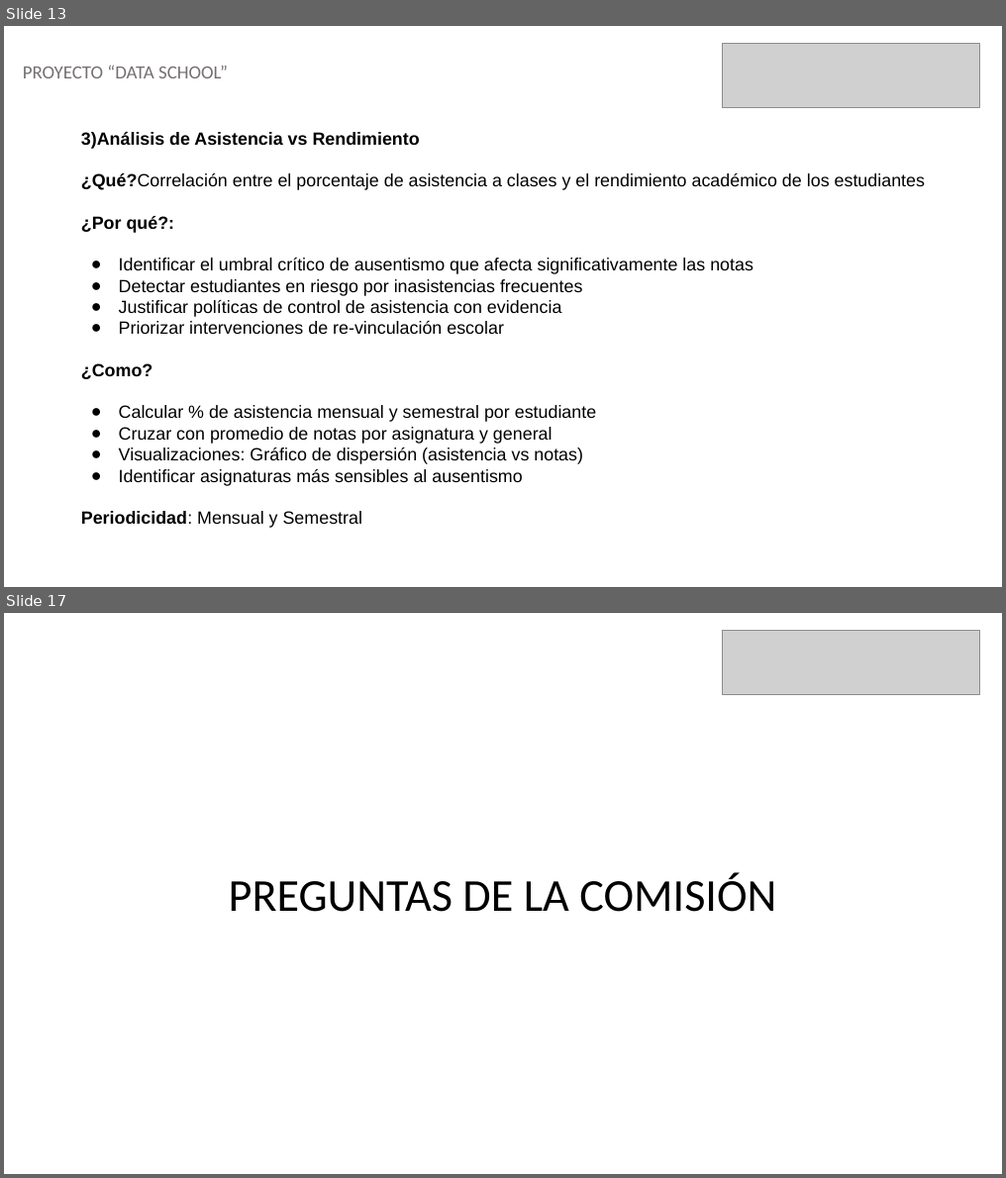
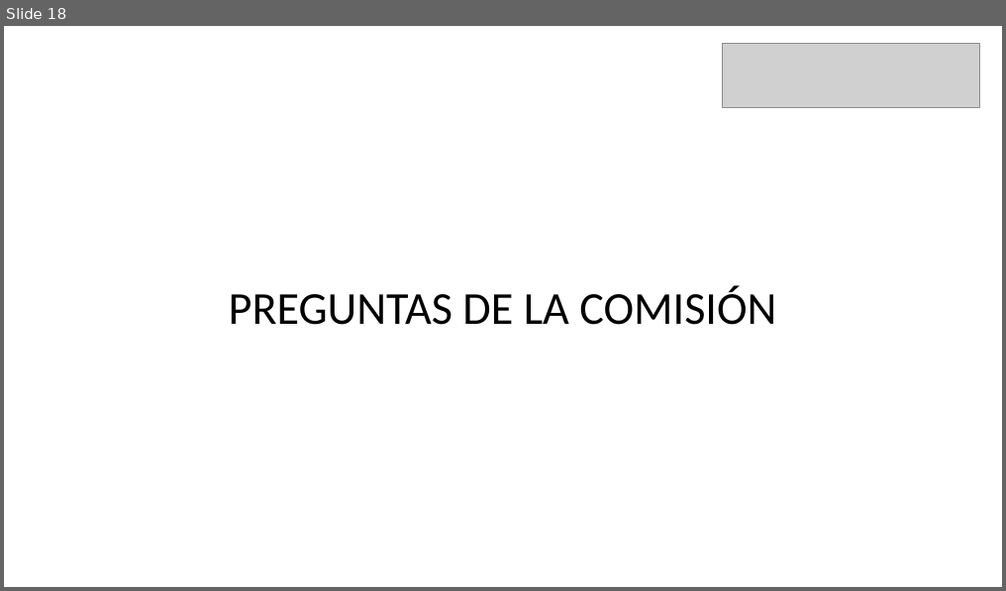
Before and after one commit to IJozk/CAPSTONE-03-Equipo-1, a slide deck: Fase 2/Evidencias Proyecto/Presentación Proyecto.pptx. Shown one above the other, each under a label of ours: slides 13 and 17 before the commit, slide 18 after it; the slides between them are not shown. The pictures are 1006x1178 and 1006x591 pixels, drawn with LibreOffice and Linux fonts; fonts in the diff are those of the drawing; grey boxes stand for pictures. Boxes give left, top, right and bottom in pixels: in the first picture for what was removed or moved away, otherwise in the second. Text is boxed around its words. In the diff, an @@ line names an element or a change of style, - is before the commit and + after.

```diff
--- a/Fase 2/Evidencias Proyecto/Presentación Proyecto.pptx
+++ b/Fase 2/Evidencias Proyecto/Presentación Proyecto.pptx
@@ slide 13 removed at (4,26,1002,587), background #FFFFFF @@
@@ picture removed at (722,43,979,107) @@
@@ text removed at (23,65,228,78) @@
-PROYECTO “DATA SCHOOL”
@@ subtitle removed at (81,132,925,528) @@
-3)Análisis de Asistencia vs Rendimiento
-¿Qué?Correlación entre el porcentaje de asistencia a clases y el rendimiento académico de los estudiantes
-¿Por qué?:
-● Identificar el umbral crítico de ausentismo que afecta significativamente las notas
-● Detectar estudiantes en riesgo por inasistencias frecuentes
-● Justificar políticas de control de asistencia con evidencia
-● Priorizar intervenciones de re-vinculación escolar
-¿Como?
-● Calcular % de asistencia mensual y semestral por estudiante
-● Cruzar con promedio de notas por asignatura y general
-● Visualizaciones: Gráfico de dispersión (asistencia vs notas)
-● Identificar asignaturas más sensibles al ausentismo
-Periodicidad: Mensual y Semestral
@@ what was slide 17 is now slide 18 @@
```
Also in this commit, not shown: 6 slides changed, 2 slides added.
